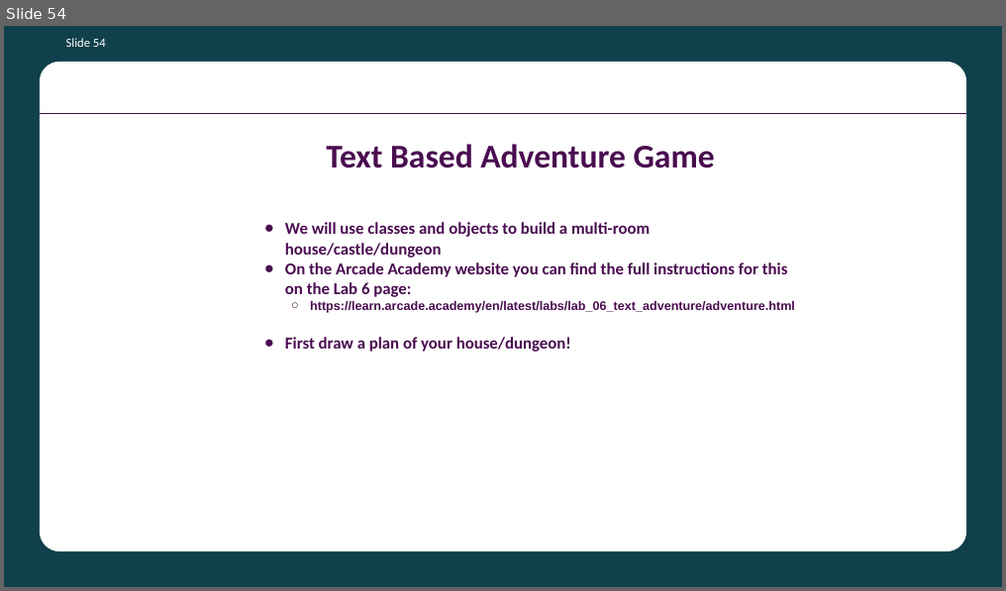
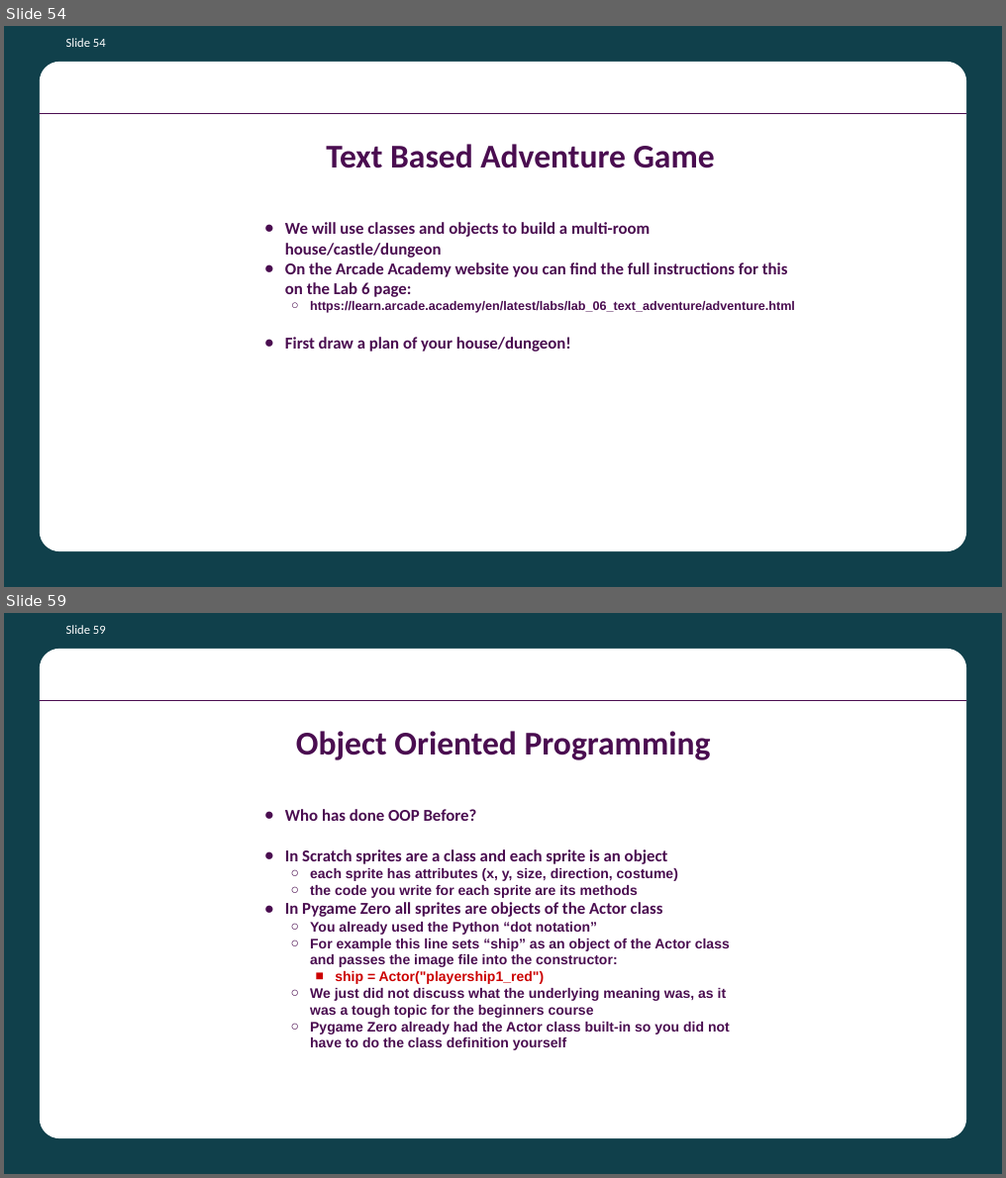
Before and after one commit to batecsw/OOP_class_work, a slide deck: Python OOP Course Presentation.pptx. Shown one above the other, each under a label of ours: slide 54 before the commit, slides 54 and 59 after it; the slides between them are not shown. The pictures are 1006x591 and 1006x1178 pixels, drawn with LibreOffice and Linux fonts; fonts in the diff are those of the drawing; background and template pictures are left out. Boxes give left, top, right and bottom in pixels: in the first picture for what was removed or moved away, otherwise in the second. Text is boxed around its words. In the diff, an @@ line names an element or a change of style, - is before the commit and + after.

```diff
--- a/Python OOP Course Presentation.pptx
+++ b/Python OOP Course Presentation.pptx
@@ slide 59 added at (4, 613, 1002, 1174), background #10404B; not listed: 2 template elements that a slide beside it also shows @@
@@ page number added at (66, 625, 106, 634), 18 pt, text #FFFFFF @@
+Slide 59
@@ title added at (296, 731, 711, 761), 48 pt, text #4A0D50, bold @@
+Object Oriented Programming
@@ title added at (285, 809, 730, 1051), 20 pt, text #4A0D50, bold @@
+● Who has done OOP Before?
+● In Scratch sprites are a class and each sprite is an object
+  ○ each sprite has attributes (x, y, size, direction, costume)
+  ○ the code you write for each sprite are its methods
+● In Pygame Zero all sprites are objects of the Actor class
+  ○ You already used the Python “dot notation”
+  ○ For example this line sets “ship” as an object of the Actor class and passes the image file into the constructor:
+    ■ ship = Actor("playership1_red")
+  ○ We just did not discuss what the underlying meaning was, as it was a tough topic for the beginners course
+  ○ Pygame Zero already had the Actor class built-in so you did not have to do the class definition yourself
```
Also in this commit, not shown: 10 other slides added, 2 other files.
